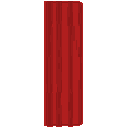
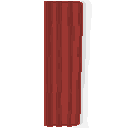
Layers edited between the first and the second 128×128 image:
added layer "Layer 1 copy 3" above "Layer 2" over bbox(44, 1, 83, 127)
added layer "Layer 2" (50%) above "Layer 1 copy" over bbox(72, 0, 92, 128)
hid "Layer 1" over bbox(44, 1, 83, 127)
